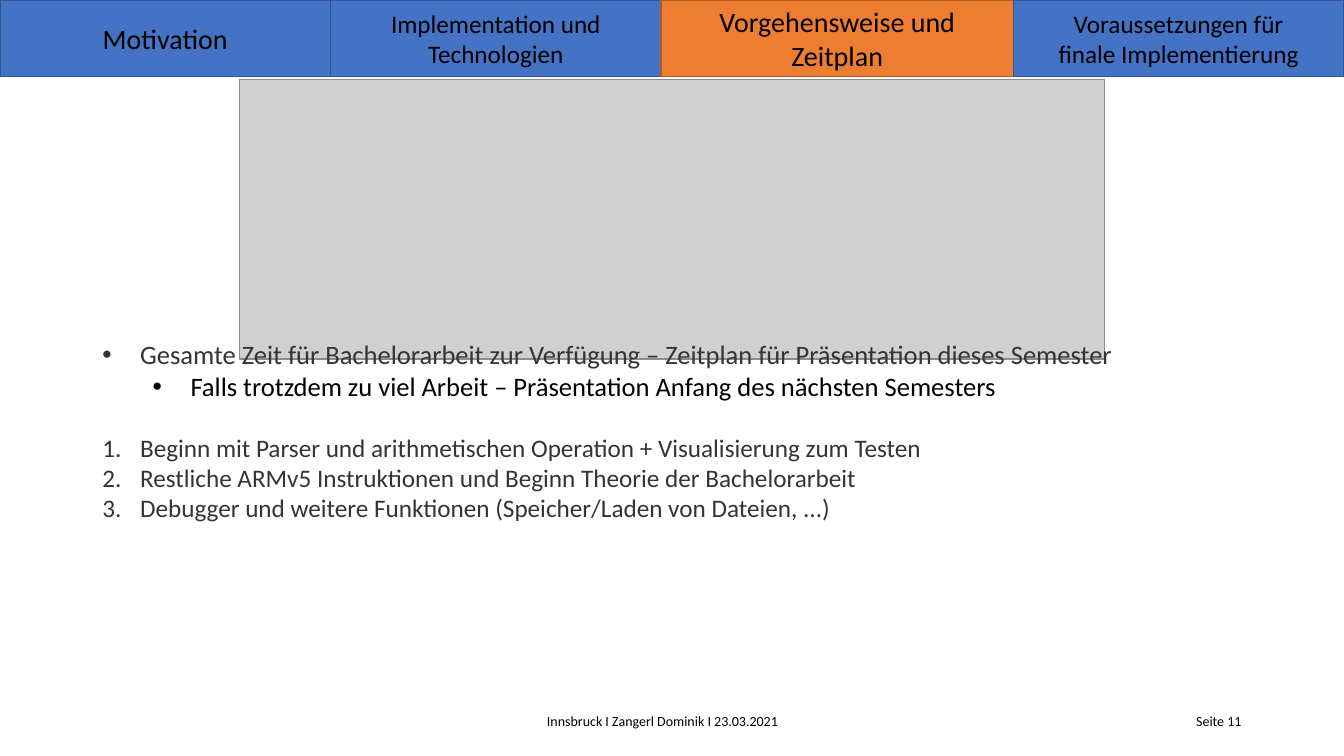
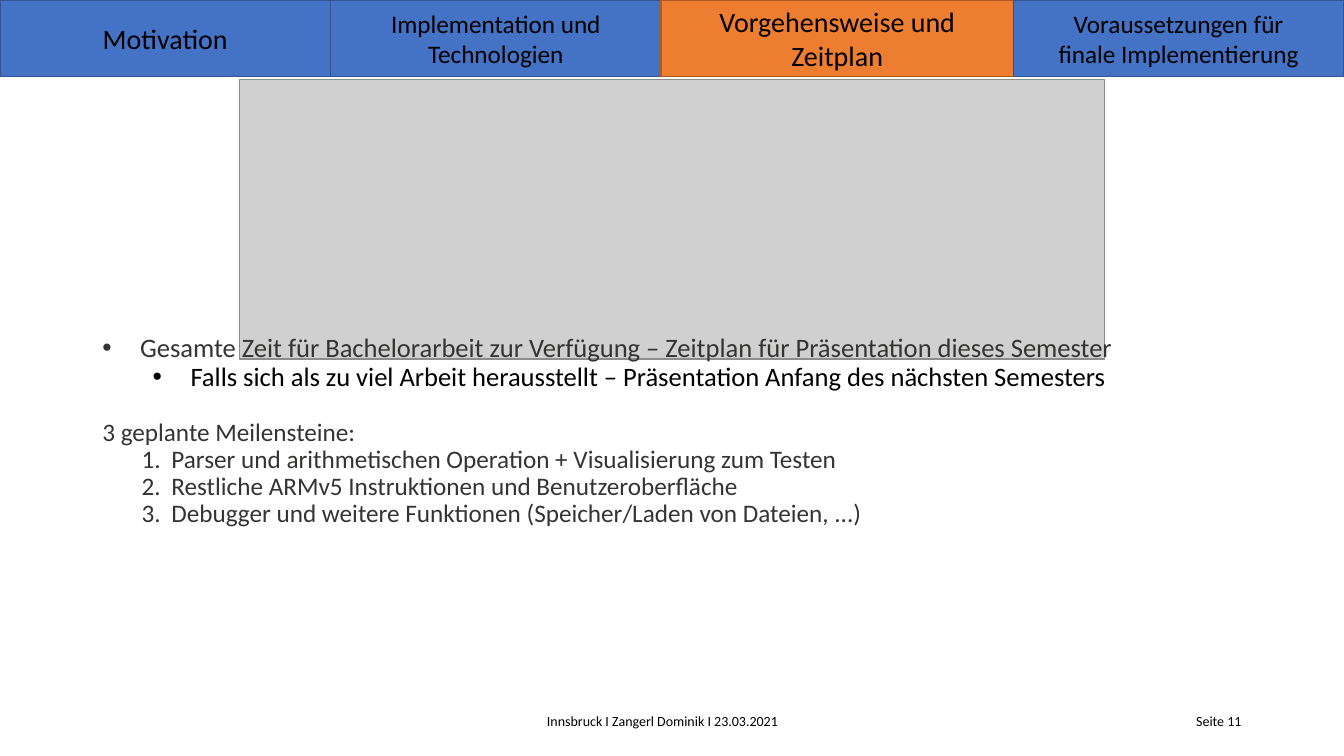
Before and after one commit to Koro95/ARM-Simulator, a slide deck: slide 11 of Latex/Initialpraesentation_Zangerl_Dominik.pptx. Drawn at 1344x756 pixels with LibreOffice and Linux fonts; fonts in the diff are those of the drawing; grey boxes stand for pictures; background and template pictures are left out. Boxes give left, top, right and bottom in pixels: in the first picture for what was removed or moved away, otherwise in the second. Text is boxed around its words. In the diff, an @@ line names an element or a change of style, - is before the commit and + after.

```diff
--- a/Latex/Initialpraesentation_Zangerl_Dominik.pptx
+++ b/Latex/Initialpraesentation_Zangerl_Dominik.pptx
@@ subtitle at (x1=140, y1=335, x2=1112, y2=527): line spacing 1 to 0.9; indent changed @@
@@ subtitle at (x1=102, y1=367, x2=1105, y2=495): text changed @@
-  • Falls trotzdem zu viel Arbeit – Präsentation Anfang des nächsten Semesters
-1. Beginn mit Parser und arithmetischen Operation + Visualisierung zum Testen
-2. Restliche ARMv5 Instruktionen und Beginn Theorie der Bachelorarbeit
+  • Falls sich als zu viel Arbeit herausstellt – Präsentation Anfang des nächsten Semesters
+3 geplante Meilensteine:
+1. Parser und arithmetischen Operation + Visualisierung zum Testen
+2. Restliche ARMv5 Instruktionen und Benutzeroberfläche
```
Also in this commit, not shown: 11 other slides changed, 6 other files.
